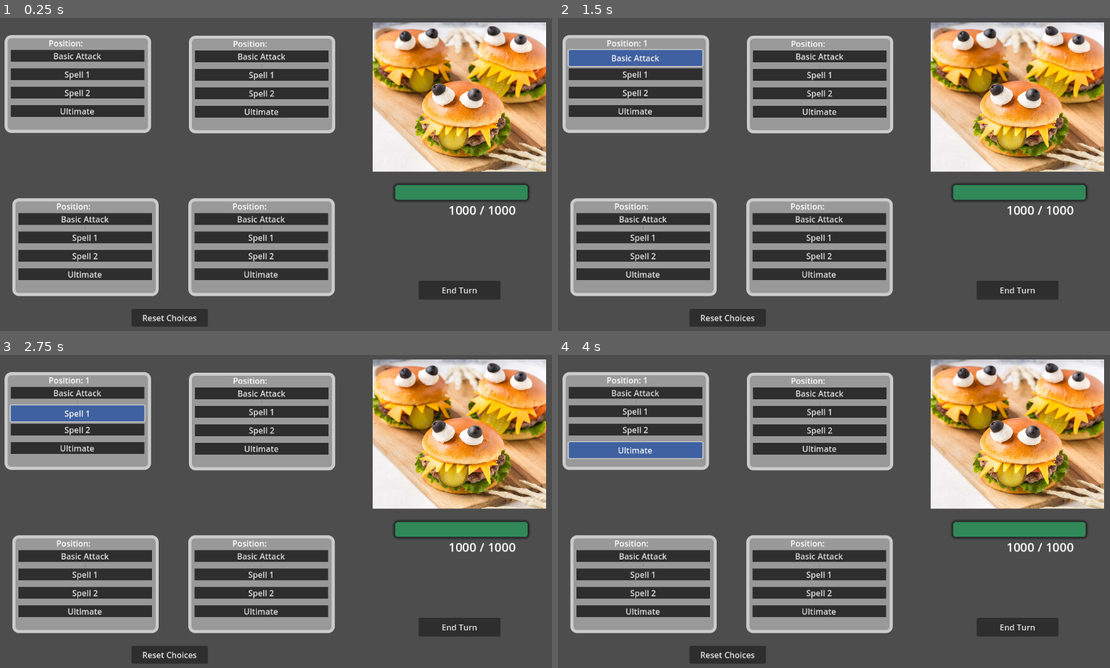
Above: before the commit, frames 1-4 (two rows, left to right).
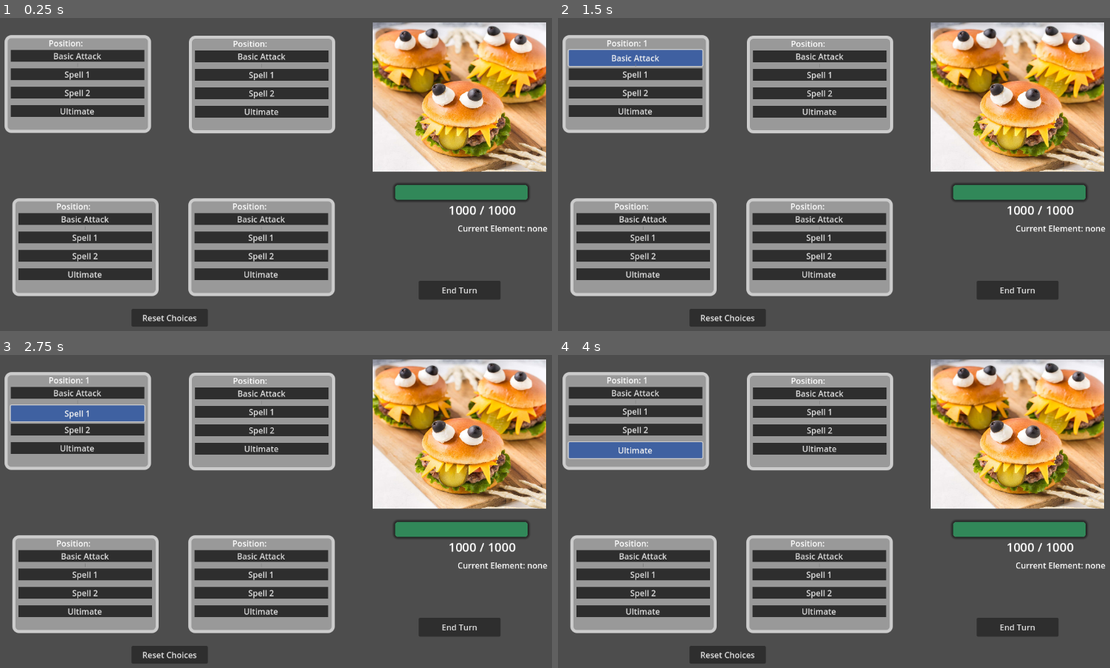
Above: after the commit, the same moments.

Repository: JuneauPlayz/project-burge
Game: Godot game, scene res://scenes/combat_test_2.tscn
The game is run twice, just before and just after one commit, with the same random seed, the same clock (stepped at 60 frames per second) and the same inputs. This scene is started directly instead of the project's main scene.
Inputs:
- Up to frame 1 (0.25 s): no input
- Up to frame 2 (1.5 s): click "End Turn" at 0.5 s; click "Basic Attack" at 1.25 s
- Up to frame 3 (2.75 s): click "Spell 1" at 2 s
- Up to frame 4 (4 s): click "Spell 2" at 2.75 s; click "Ultimate" at 3.5 s

The runs differ from the first frame. In frame 1, 0.2% of the frame differs, in the area x 83-100%, y 66-69%; in frame 2, 0.2%; in frame 3, 0.2%; in frame 4, 0.2%.

Commit message:
added current element text
also added some comments for skill selection methods

Diff:
--- a/scenes/combat_manager.gd
+++ b/scenes/combat_manager.gd
@@ -39,6 +39,8 @@
 		use_skill(x)
 		print(str(x.name) + " landed!")
 		await get_tree().create_timer(0.5).timeout
+
+	# reset skills
 	action_queue = []
 	next_pos = 0
 	ally1_pos = -1
@@ -55,15 +57,18 @@
 func _on_spell_select_ui_new_select() -> void:
 	var spell_select_ui: Control = $"../SpellSelectUi"
 	var change = false
+	# if selecting something when not already selected on that character
 	if (spell_select_ui.selected != 0 and ally1skill == -1):
 		ally1_pos = next_pos
 		next_pos += 1
 		spell_select_ui.update_pos(ally1_pos + 1)
+	# if changing selection and not unselecting
 	if (ally1skill != -1 and spell_select_ui.selected != 0):
 		action_queue.remove_at(ally1_pos)
 		change = true
 	ally1skill = spell_select_ui.selected
 	match spell_select_ui.selected:
+		# if unselecting
 		0:
 			next_pos -= 1
 			action_queue.remove_at(ally1_pos)
--- a/scenes/combat_test_2.tscn
+++ b/scenes/combat_test_2.tscn
@@ -38,6 +38,13 @@
 
 [node name="DamageNumberOrigin" type="Node2D" parent="BurgerEnemy"]
 position = Vector2(749, 435)
+
+[node name="CurrentElement" type="Label" parent="BurgerEnemy"]
+offset_left = 907.0
+offset_top = 427.0
+offset_right = 1044.0
+offset_bottom = 450.0
+text = "Current Element: none"
 
 [node name="Ally1" type="Node" parent="."]
 script = ExtResource("4_2mvrs")
--- a/scripts/enemy.gd
+++ b/scripts/enemy.gd
@@ -5,6 +5,7 @@
 @export var current_element : String = "none"
 @export var reaction_primed = 0
 @onready var damage_number_origin: Node2D = $DamageNumberOrigin
+@onready var current_element_text: Label = $CurrentElement
 
 
 var hp_bar
@@ -41,6 +42,7 @@
 	rounded = roundi(damage)
 	health -= rounded
 	hp_bar.set_hp(health)
+	current_element_text.text = "Current Element: " + current_element
 	check_if_dead()
 
 	DamageNumbers.display_number(rounded, damage_number_origin.global_position, element, reaction)
